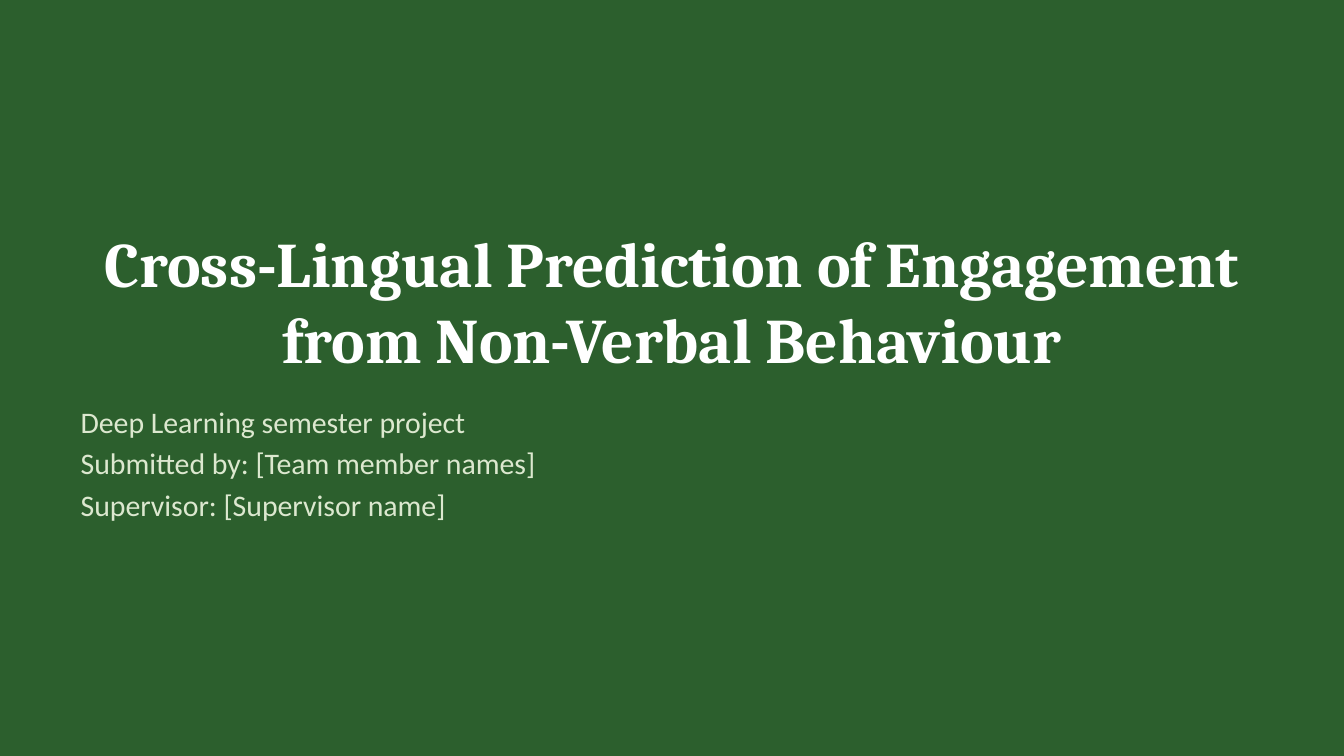
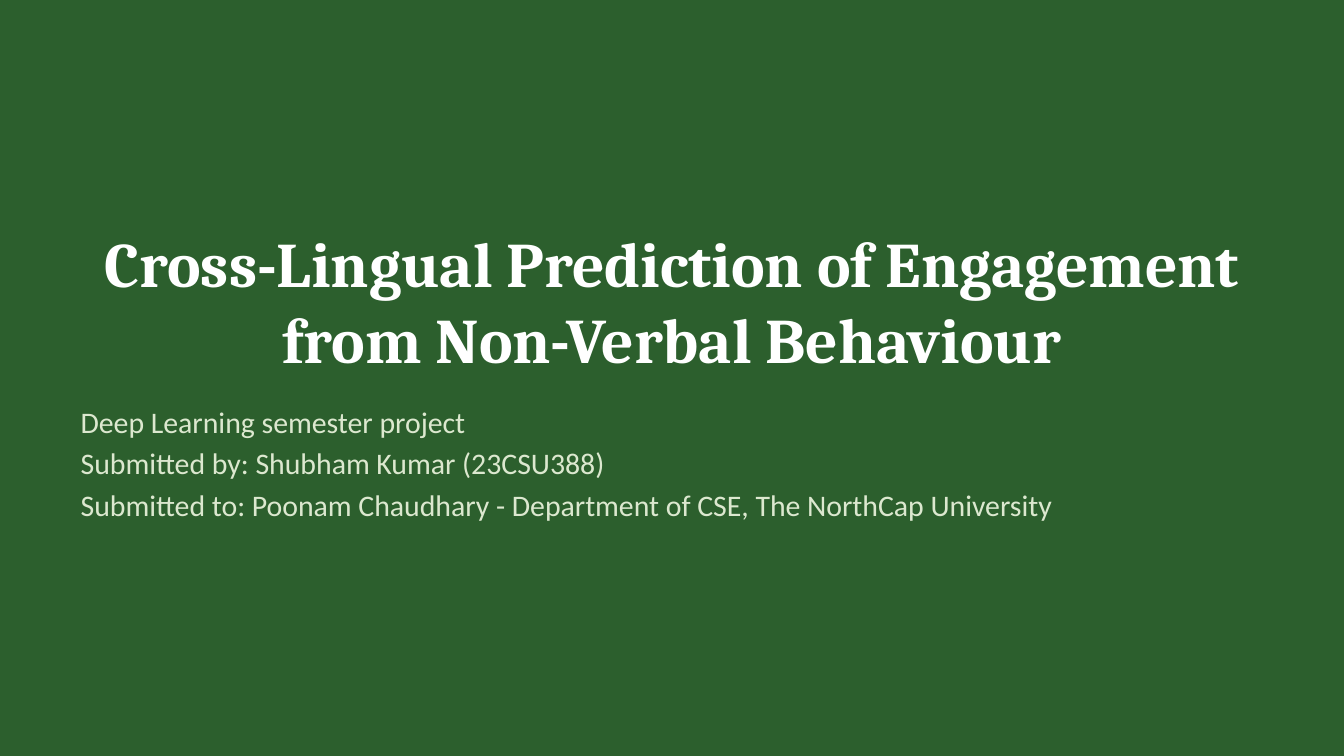
Before and after one commit to kshubham29/Cross-Lingual-Analysis-of-Non-Verbal-Behaviors-in-Human-Conversations-, a slide deck: slide 1 of Project_Presentation.pptx. Drawn at 1344x756 pixels with LibreOffice and Linux fonts; fonts in the diff are those of the drawing. Boxes give left, top, right and bottom in pixels: in the first picture for what was removed or moved away, otherwise in the second. Text is boxed around its words. In the diff, an @@ line names an element or a change of style, - is before the commit and + after.

```diff
--- a/Project_Presentation.pptx
+++ b/Project_Presentation.pptx
@@ text at [81,452,1052,521]: text changed @@
-Submitted by: [Team member names]
-Supervisor: [Supervisor name]
+Submitted by: Shubham Kumar (23CSU388)
+Submitted to: Poonam Chaudhary - Department of CSE, The NorthCap University
```
Also in this commit, not shown: 7 other slides changed, 4 slides added.
